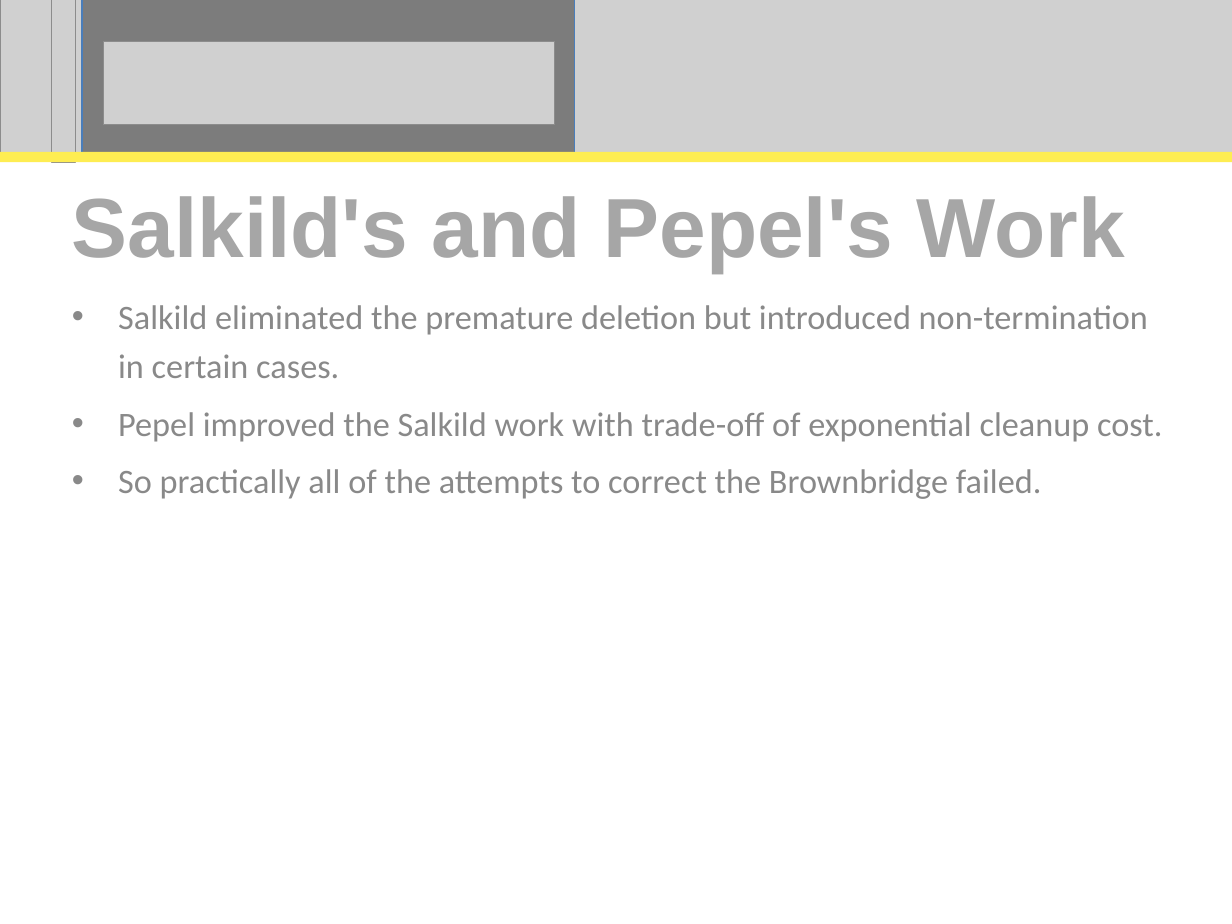
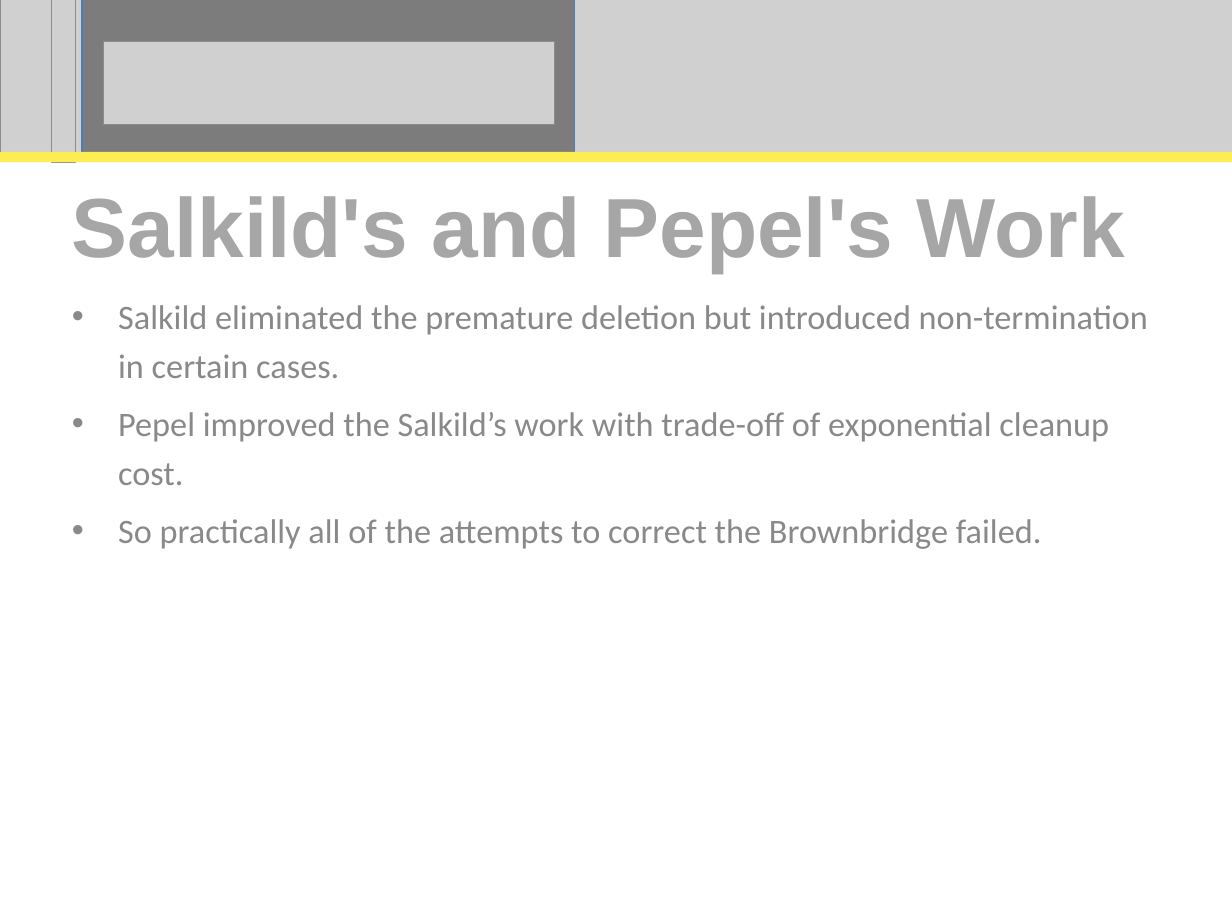
Before and after one commit to perpetualcoder/thesis, a slide deck: slide 23 of thesis-writing/thesisppt/Proposal.ppt. Drawn at 1232x924 pixels with LibreOffice and Linux fonts; fonts in the diff are those of the drawing; grey boxes stand for pictures. Boxes give left, top, right and bottom in pixels: in the first picture for what was removed or moved away, otherwise in the second. Text is boxed around its words. In the diff, an @@ line names an element or a change of style, - is before the commit and + after.

```diff
--- a/thesis-writing/thesisppt/Proposal.ppt
+++ b/thesis-writing/thesisppt/Proposal.ppt
@@ subtitle at <box>118,412,1109,485</box>: text changed @@
-• Pepel improved the Salkild work with trade-off of exponential cleanup cost.
+• Pepel improved the Salkild’s work with trade-off of exponential cleanup cost.
```
Also in this commit, not shown: 6 other slides changed.
